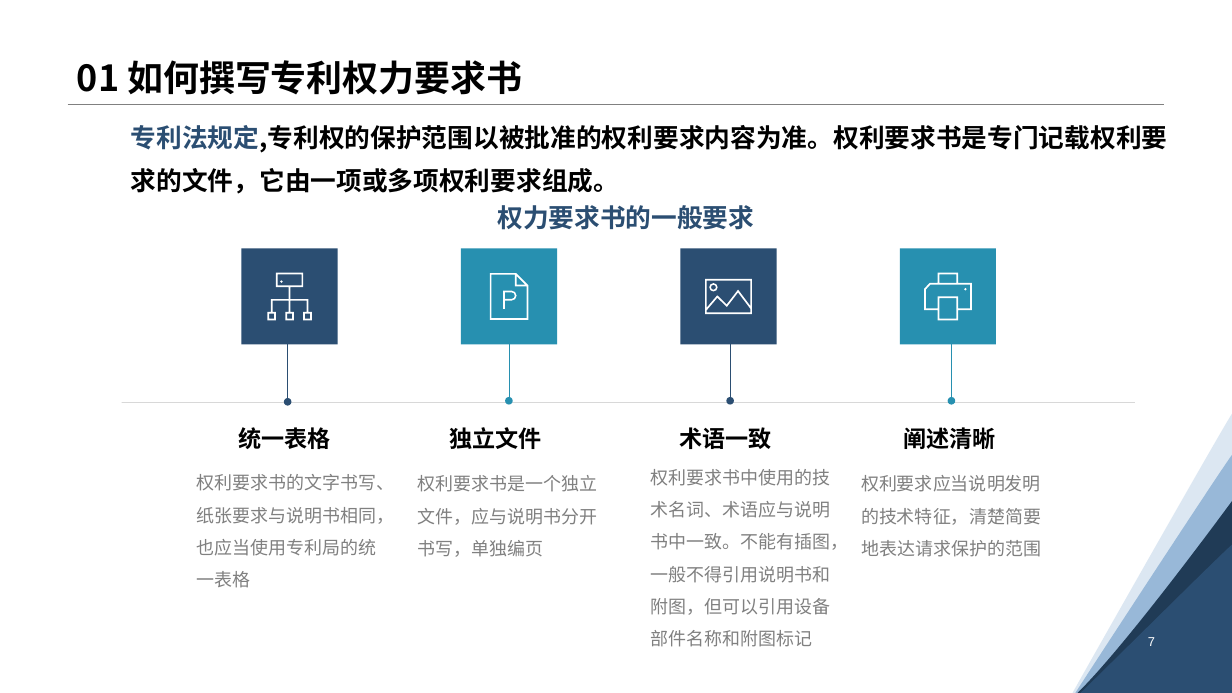
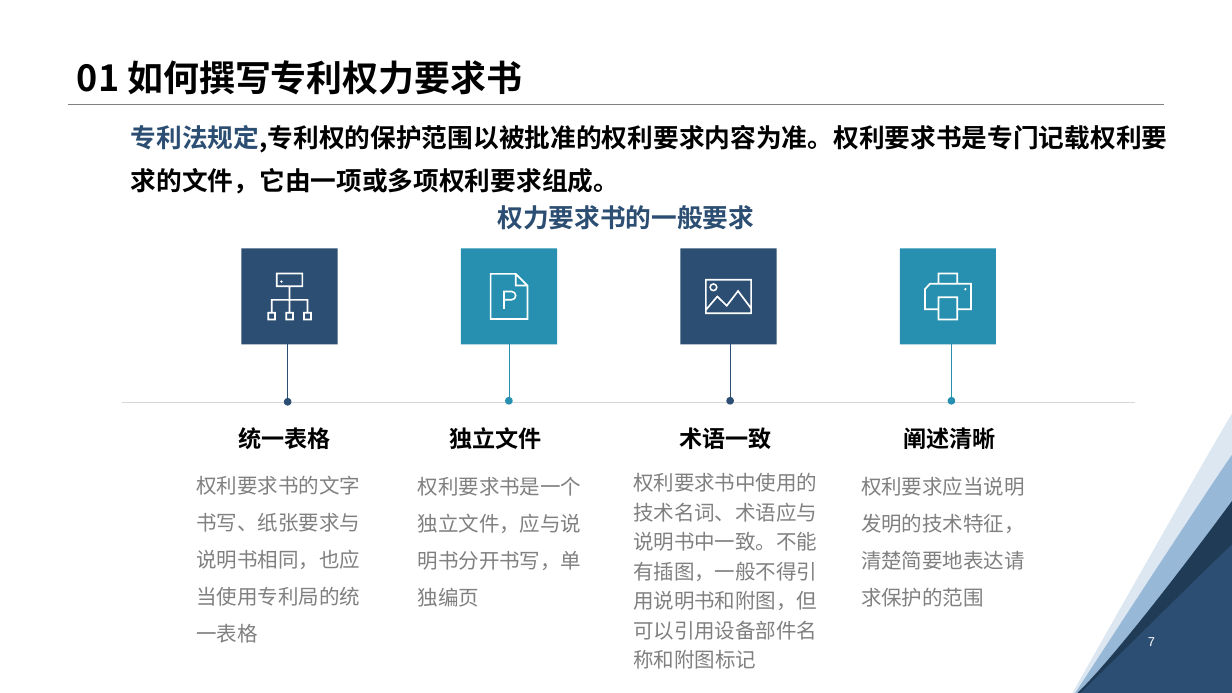
Before and after one commit to ACui96/HowToWriteAPatent, a slide deck: slide 12 of 如何撰写专利.pptx. Drawn at 1232x693 pixels with LibreOffice and Linux fonts; fonts in the diff are those of the drawing. Boxes give left, top, right and bottom in pixels: in the first picture for what was removed or moved away, otherwise in the second. Text is boxed around its words. In the diff, an @@ line names an element or a change of style, - is before the commit and + after.

```diff
--- a/如何撰写专利.pptx
+++ b/如何撰写专利.pptx
@@ size 14 to 16 pt in 3 elements at <box>418,477,582,607</box>, <box>861,477,1025,607</box>, <box>196,476,360,643</box> @@
@@ text "权利要求书中使用的技术名词、术语应与说明书中一致。不能有插图，一般不得引用说明书和附图，但可以引用设备部件名称和附图标记": place and size @@
-text "权利要求书中使用的技术名词、术语应与说明书中一致。不能有插图，一般不得引用说明书和附图，但可以引用设备部件名称和附图标记" at <box>651,469,849,647</box>
+text "权利要求书中使用的技术名词、术语应与说明书中一致。不能有插图，一般不得引用说明书和附图，但可以引用设备部件名称和附图标记" at <box>633,473,817,669</box>
@@ text "权利要求书中使用的技术名词、术语应与说明书中一致。不能有插图，一般不得引用说明书和附图，但可以引用设备部件名称和附图标记" at <box>633,473,817,669</box>: size 14 to 16 pt; line spacing 1.5 to 1.2 @@
```
Also in this commit, not shown: 11 other slides changed.
